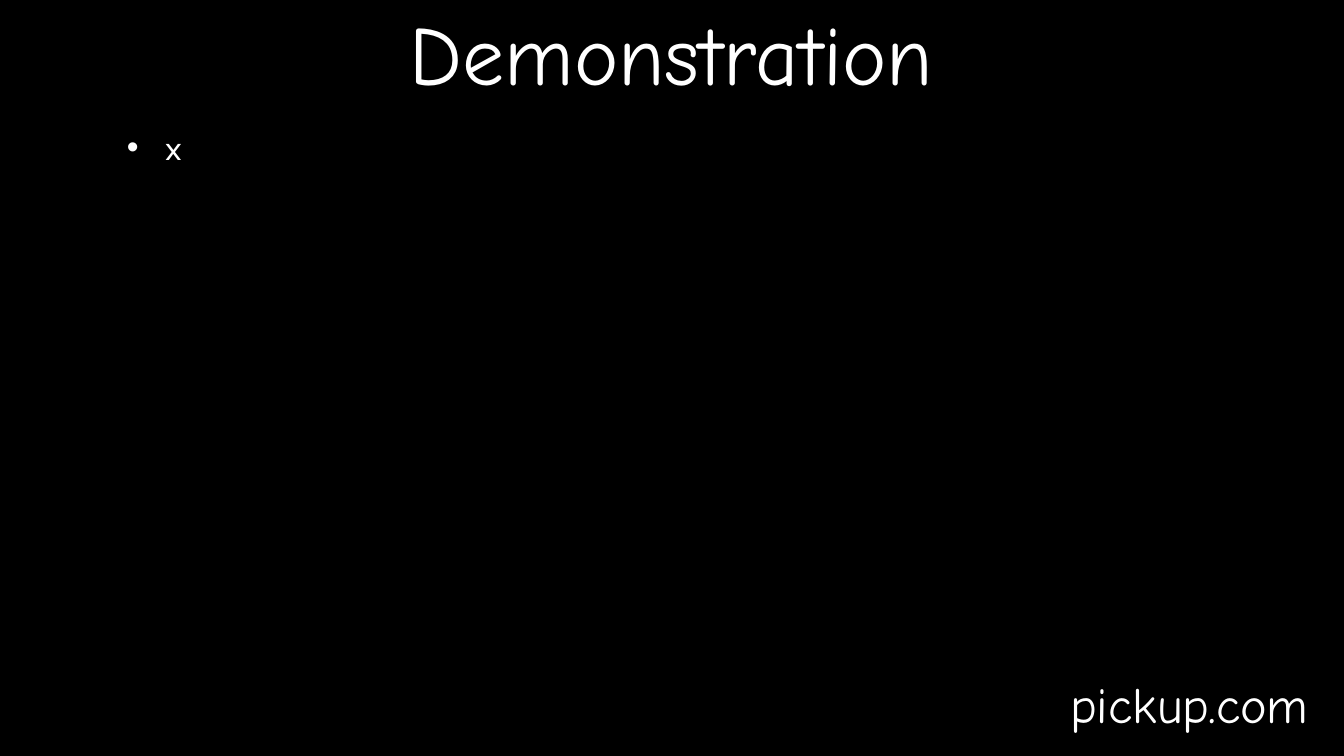
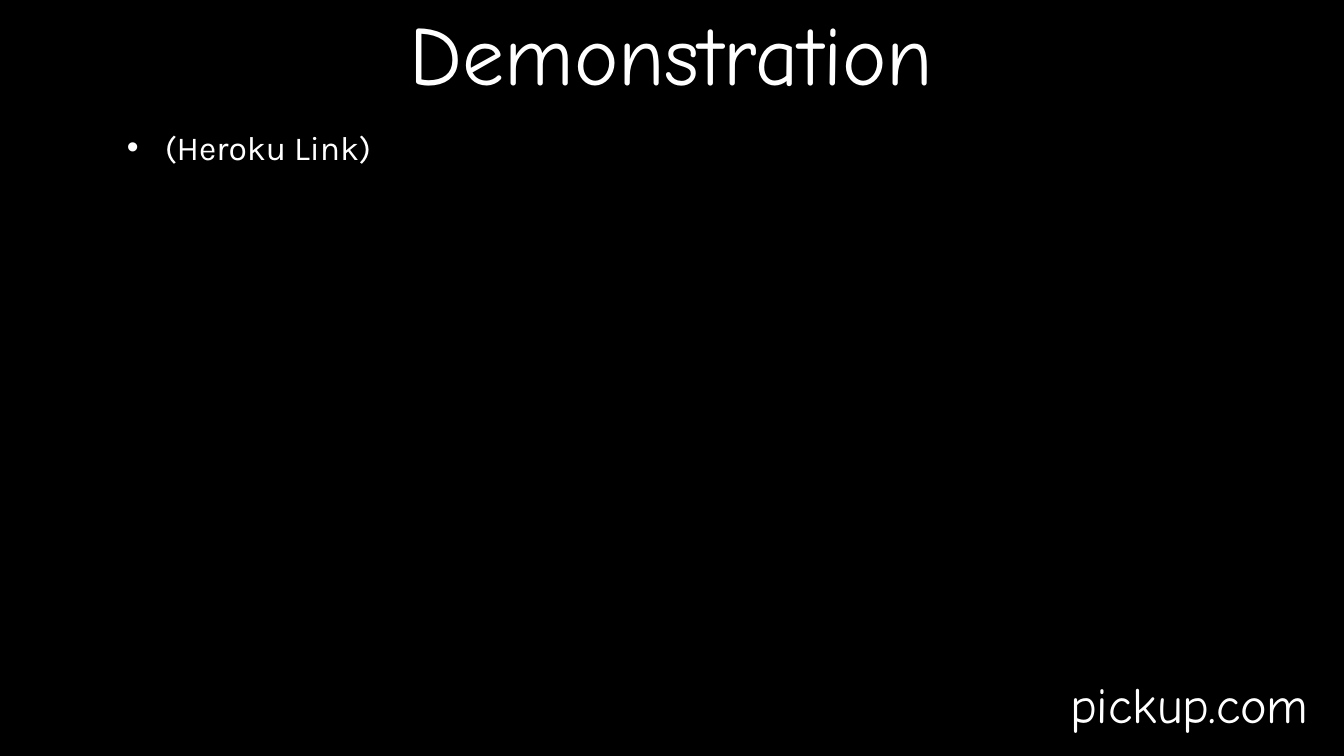
Before and after one commit to dsuare1/gp1, a slide deck: slide 6 of powerpoint/pickup.pptx. Drawn at 1344x756 pixels with LibreOffice and Linux fonts; fonts in the diff are those of the drawing; background and template pictures are left out. Boxes give left, top, right and bottom in pixels: in the first picture for what was removed or moved away, otherwise in the second. Text is boxed around its words. In the diff, an @@ line names an element or a change of style, - is before the commit and + after.

```diff
--- a/powerpoint/pickup.pptx
+++ b/powerpoint/pickup.pptx
@@ text at bbox=[165, 135, 371, 164]: text changed @@
-• x
+• (Heroku Link)
```
Also in this commit, not shown: 1 other slide changed.
